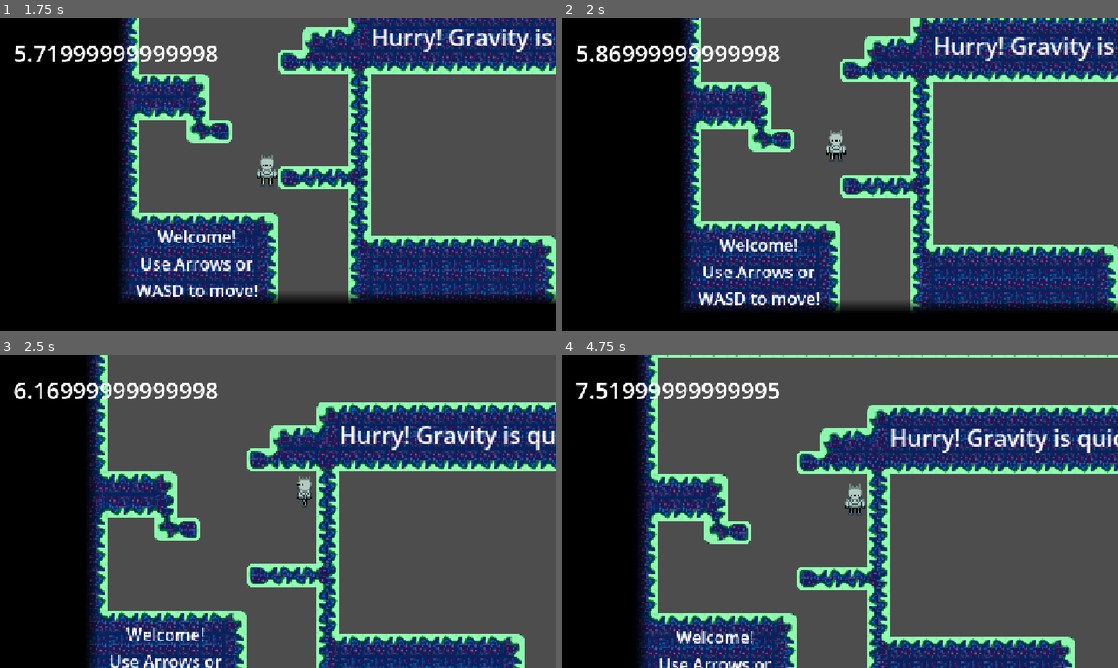
Above: before the commit, frames 1-4 (two rows, left to right).
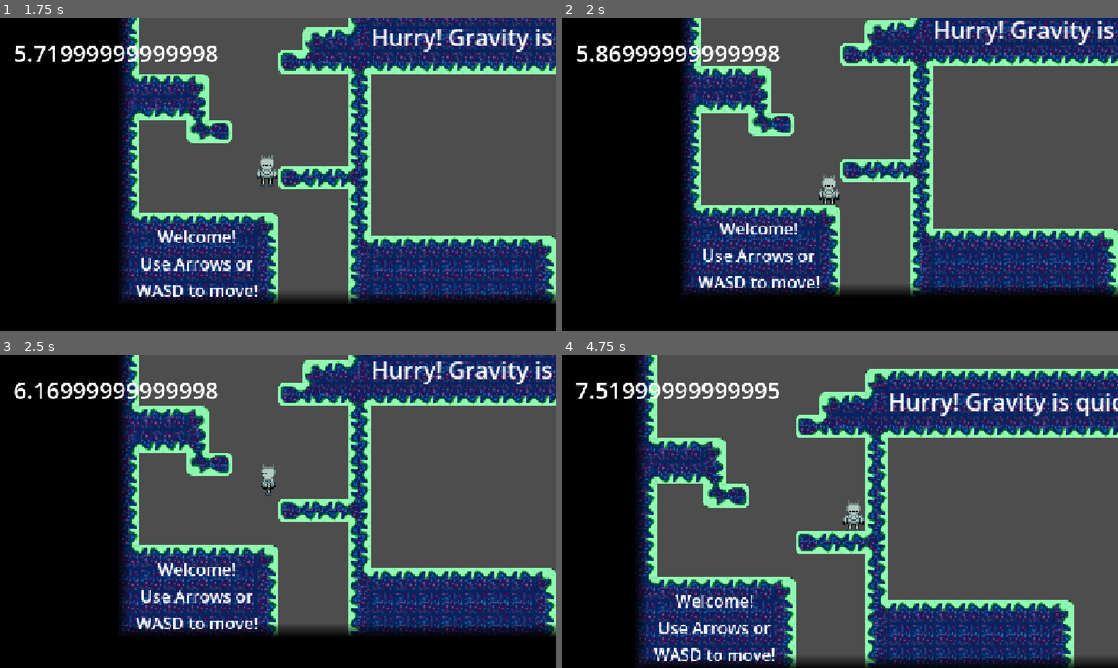
Above: after the commit, the same moments.

Repository: karelisso/R7L_fe
Game: Godot game, scene res://scenes/main_menu.tscn
The game is run twice, just before and just after one commit, with the same random seed, the same clock (stepped at 60 frames per second) and the same inputs. The engine's default icon, where the game draws it, is replaced by a stand-in: a white triangle on a blue panel in a dark square.
Inputs:
- Up to frame 1 (1.75 s): click "Start" at 0.5 s; hold Right (right) from 1.28 s (still down); tap Space (jump) at 1.35, 1.52 s
- Up to frame 2 (2 s): keep holding Right (right); tap Space (jump) at 1.82 s
- Up to frame 3 (2.5 s): keep holding Right (right); tap V (pick) at 2.1 s; tap Space (jump) at 2.27, 2.3 s
- Up to frame 4 (4.75 s): tap Space (jump) at 2.57, 2.85, 3.77, 3.8, 4.07, 4.35, 4.52 s; release Right (right) at 2.78 s; hold Left (left) 2.78-3.53 s; hold Right (right) from 3.53 s (still down); tap V (pick) at 3.6 s

Frame 1 is identical in both runs. In frame 2, 31% of the frame differs, in the area x 21-100%, y 0-95%; in frame 3, 58%, in the area x 15-100%, y 0-100%; in frame 4, 41%.

Commit message:
reset added + improved death scripts

Diff:
--- a/levels/level_1.tscn
+++ b/levels/level_1.tscn
@@ -1,6 +1,5 @@
 [gd_scene format=4 uid="uid://ci06h2x38m6gg"]
 
-[ext_resource type="Script" uid="uid://jb7xpet1teh6" path="res://scripts/Level_code.gd" id="1_gwceb"]
 [ext_resource type="Texture2D" uid="uid://q0kwqa2a76m7" path="res://textures/tiles/FullSet.png" id="1_jirdo"]
 [ext_resource type="Texture2D" uid="uid://u1adird0gdup" path="res://textures/tiles/hatter_merged.png" id="2_btoec"]
 [ext_resource type="Texture2D" uid="uid://nyehhdlljlan" path="res://textures/tiles/Darkness.png" id="2_jirdo"]
@@ -393,7 +392,6 @@
 sources/5 = SubResource("TileSetAtlasSource_l53as")
 
 [node name="level1" type="Node2D" unique_id=891973835]
-script = ExtResource("1_gwceb")
 
 [node name="PlayerSpawn" type="Node2D" parent="." unique_id=1061429715]
 position = Vector2(40, 184)
--- a/project.godot
+++ b/project.godot
@@ -77,6 +77,11 @@
 "events": [Object(InputEventKey,"resource_local_to_scene":false,"resource_name":"","device":-1,"window_id":0,"alt_press …(195 unchanged characters)…
 ]
 }
+reset={
+"deadzone": 0.2,
+"events": [Object(InputEventKey,"resource_local_to_scene":false,"resource_name":"","device":-1,"window_id":0,"alt_pressed":false,"shift_pressed":false,"ctrl_pressed":false,"meta_pressed":false,"pressed":false,"keycode":0,"physical_keycode":82,"key_label":0,"unicode":114,"location":0,"echo":false,"script":null)
+]
+}
 
 [physics]
 
--- a/scripts/Level_code.gd
+++ /dev/null
@@ -1,11 +0,0 @@
-extends Node2D
-
-@onready var main_menu = preload("res://scenes/main_menu.tscn")
-
-func death():
-	main_menu = load("res://scenes/main_menu.tscn")
-	var instance = main_menu.instantiate()
-	#get_parent().get_parent().get_parent().get_parent().get_parent().add_sibling(instance)
-	#get_parent().get_parent().get_parent().get_parent().get_parent().call_deferred("queue_free")
-	get_tree().get_root().get_child(0).add_sibling(instance)
-	get_tree().get_root().get_child(0).call_deferred("queue_free")
--- a/scripts/character_body_2d.gd
+++ b/scripts/character_body_2d.gd
@@ -67,9 +67,9 @@
 			snapback_counter = 0
 	if not is_on_floor():
 		velocity.y += gravity
-		if walljump and velocity.x ==0 and Input.is_action_just_pressed("jump") and abs(direction) > 0.2:
-			velocity.y = jump_velocity- gravity
-			walljump = false
+		#if walljump and velocity.x ==0 and Input.is_action_just_pressed("jump") and abs(direction) > 0.2:
+			#velocity.y = jump_velocity- gravity
+			#walljump = false
 		anim.play("spin")
 	else:
 		walljump = true
@@ -107,6 +107,8 @@
 			carried = im
 			carried.set_collision_layer_value(2,false)
 
+	if Input.is_action_just_pressed("reset"):
+		die()
 
 func _on_area_2d_area_entered(area: Area2D) -> void:
 	if "id" in area:
@@ -143,3 +145,8 @@
 	$Camera2D.limit_top = boundstart.y
 	$Camera2D.limit_right = boundend.x
 	$Camera2D.limit_bottom = boundend.y
+func die():
+	var main_menu = load("res://scenes/main_menu.tscn")
+	var instance = main_menu.instantiate()
+	get_tree().get_root().get_child(0).add_sibling(instance)
+	get_tree().get_root().get_child(0).call_deferred("queue_free")
Not shown, removed: scripts/Level_code.gd.uid
